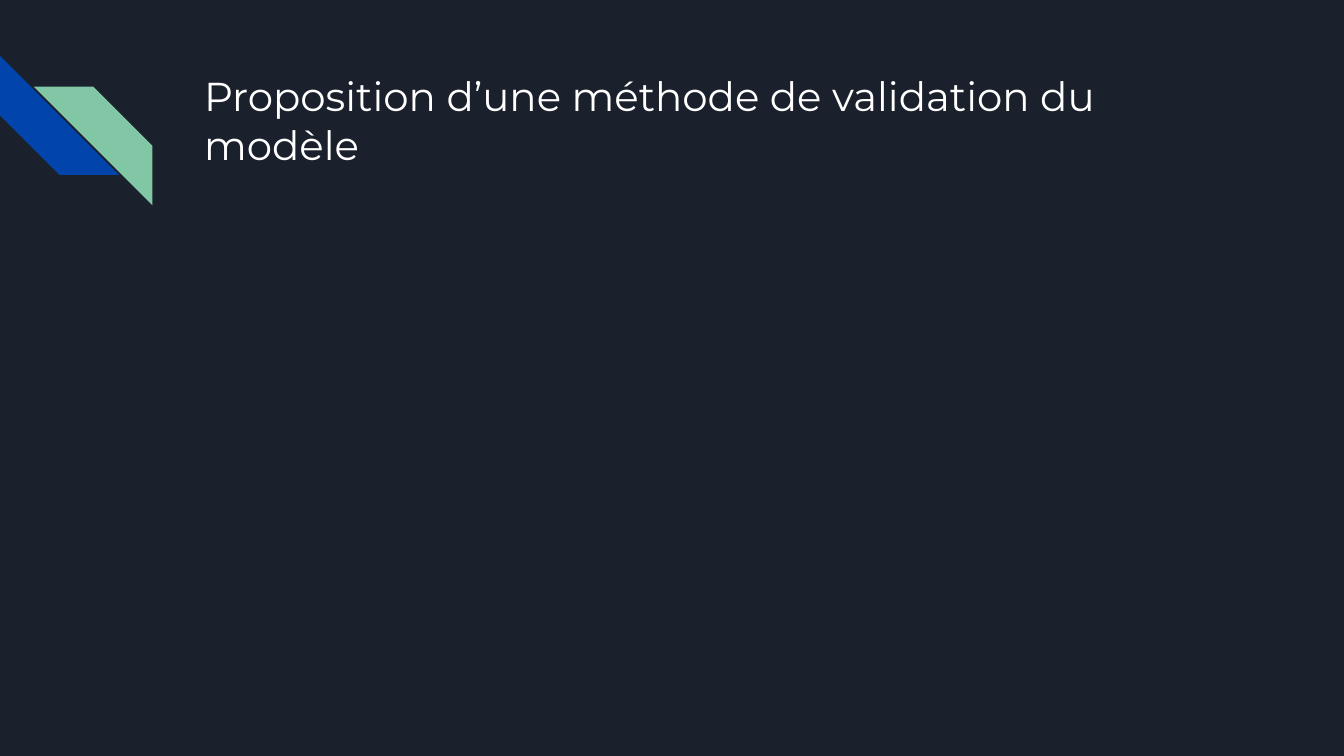
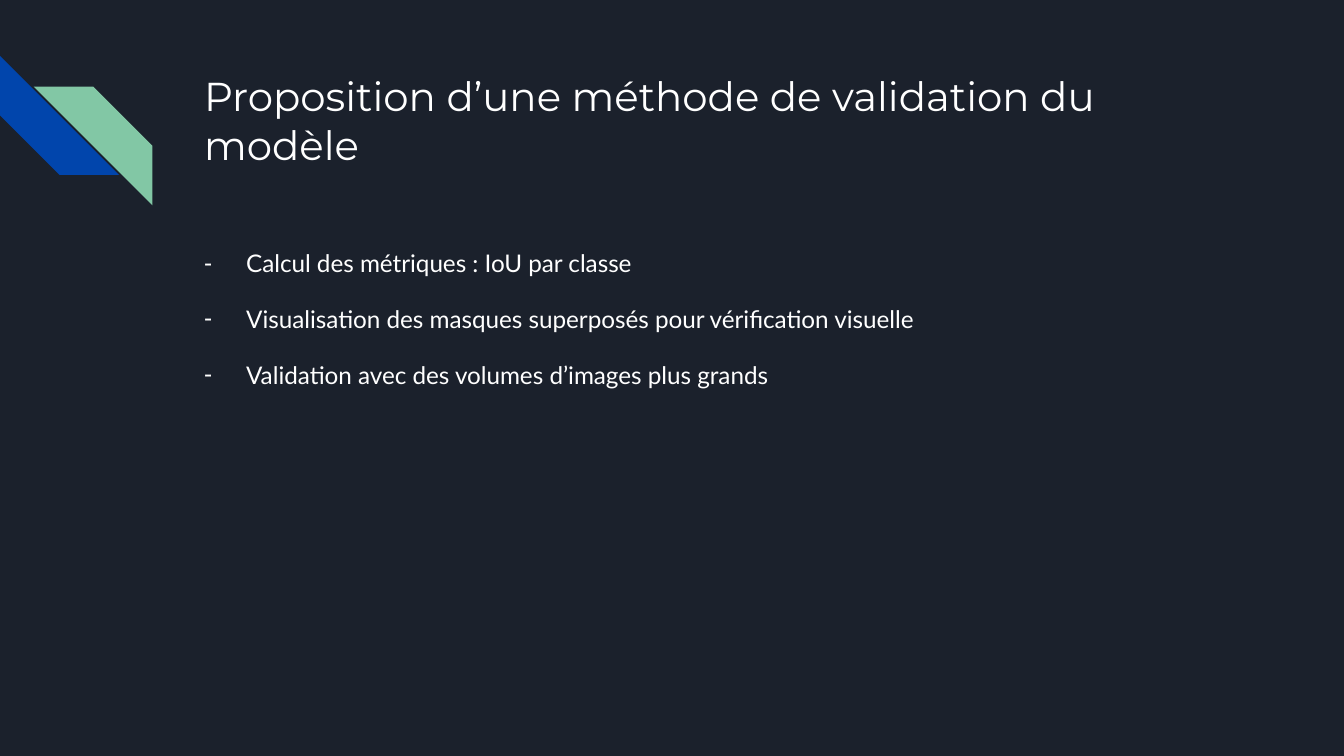
Before and after one commit to Christophe-Ringot/OC_02_ModeTrends, a slide deck: slide 7 of assets/Support+de+présentation+ModeTrends.pptx (slide 5 before the commit). Drawn at 1344x756 pixels with LibreOffice and Linux fonts; fonts in the diff are those of the drawing. Boxes give left, top, right and bottom in pixels: in the first picture for what was removed or moved away, otherwise in the second. Text is boxed around its words. In the diff, an @@ line names an element or a change of style, - is before the commit and + after.

```diff
--- a/assets/Support+de+présentation+ModeTrends.pptx
+++ b/assets/Support+de+présentation+ModeTrends.pptx
@@ text added at box(246, 254, 913, 389), 13 pt, text #FFFFFF @@
+– Calcul des métriques : IoU par classe
+– Visualisation des masques superposés pour vérification visuelle
+– Validation avec des volumes d’images plus grands
```
Also in this commit, not shown: 6 other slides changed, 2 slides added, 4 other files.
